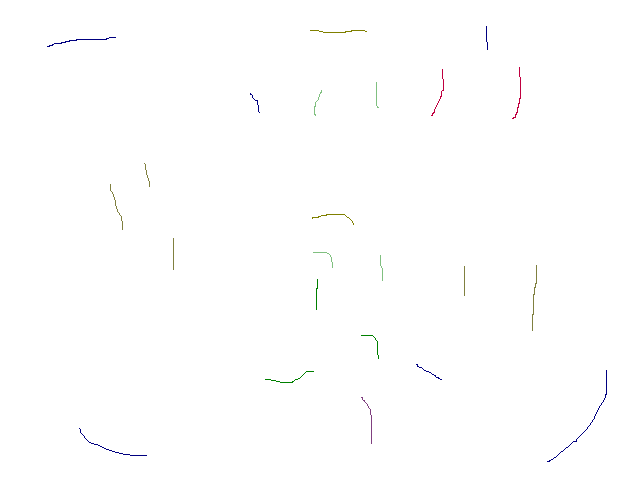
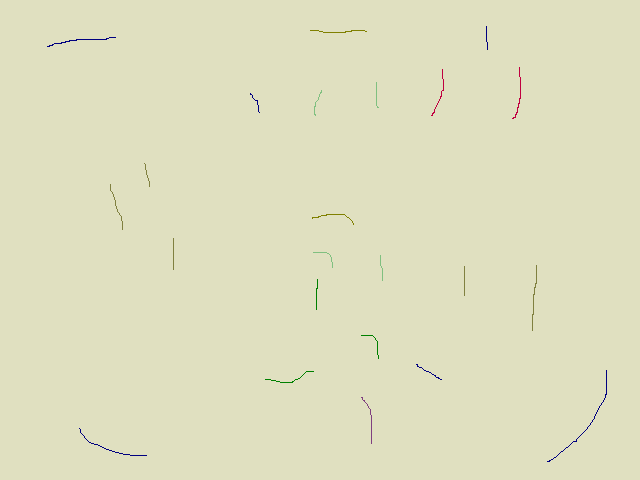
The second 640 × 480 image is a revision of the first. Changes to its layers:
painted on "Background" over [0, 0, 640, 480]
painted on "32_KitchenLow.png" over [0, 0, 640, 480]
